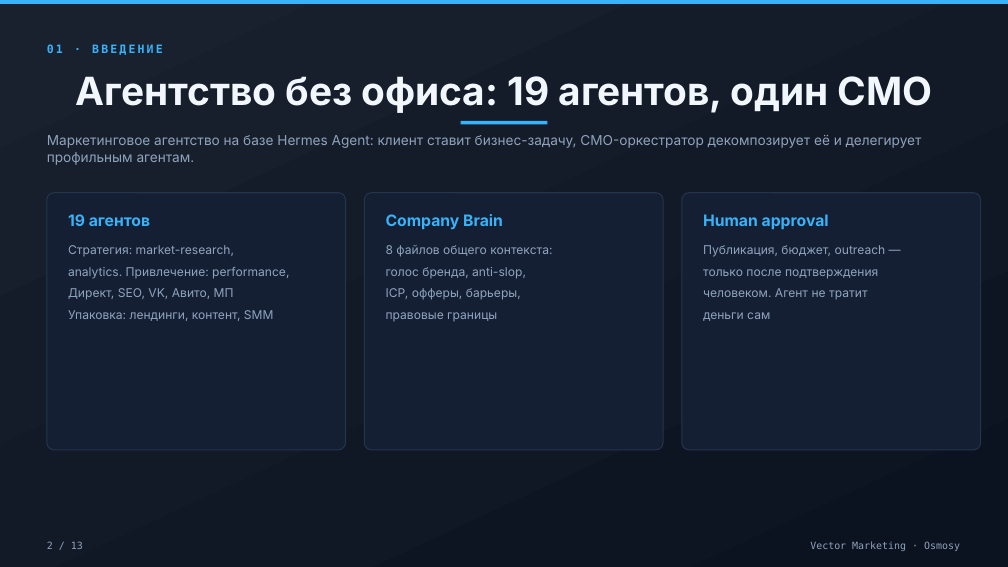
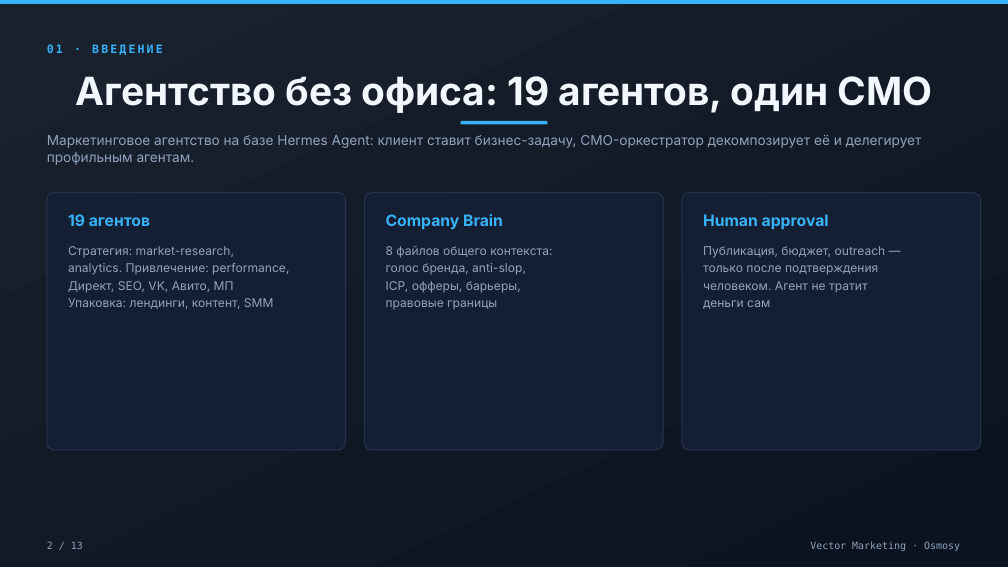
Before and after one commit to Osmosy/vector-marketing, a slide deck: slide 2 of deck/vector-marketing-01-obsidian-neon.pptx. Drawn at 1008x567 pixels with LibreOffice and Linux fonts; fonts in the diff are those of the drawing. Boxes give left, top, right and bottom in pixels: in the first picture for what was removed or moved away, otherwise in the second. Text is boxed around its words. In the diff, an @@ line names an element or a change of style, - is before the commit and + after.

Commit message:
deck: печатная версия Vector Marketing на теме print-bordo
- build.py собирает две темы: print-bordo (печать) и 01-obsidian-neon (экран).
  Для печатной art/emblem = None: в образце их нет, обложка держится на cover_bg.
- sl_title: поддержка cover_bg (бордовая обложка) и show_kicker; длинный заголовок
  «Vector Marketing» в две строки — подзаголовок и числа опускаются, иначе текст
  наезжал на нижнюю строку заголовка.
- deck/README.md: обе деки, почему у печатной нет арта, env -u PYTHONPATH.

Проверено: рендер 13 слайдов прочитан глазами (титул, «Три слоя», «19 агентов»,
таблица бюджета) — наложений и выходов за панели нет; validate_agents.py —
0 ошибок, 19 агентов.

```diff
--- a/deck/vector-marketing-01-obsidian-neon.pptx
+++ b/deck/vector-marketing-01-obsidian-neon.pptx
@@ text at (68,246,289,275): paragraphs added @@
+Стратегия: market-research,
+analytics. Привлечение: performance,
@@ text "Стратегия: market-research,": place and size @@
-text "Стратегия: market-research," at (68,288,234,300)
+text "Стратегия: market-research," at (68,246,289,309)
@@ text removed at (68,267,289,279) @@
-analytics. Привлечение: performance,
@@ text at (386,263,526,275): line spacing 1 to 1.05; more space between paragraphs @@
@@ text "8 файлов общего контекста:": place and size @@
-text "8 файлов общего контекста:" at (386,267,526,279)
+text "8 файлов общего контекста:" at (386,246,552,309)
@@ text at (703,246,886,275): paragraphs added @@
+Публикация, бюджет, outreach —
+только после подтверждения
@@ text "Публикация, бюджет, outreach —": place and size @@
-text "Публикация, бюджет, outreach —" at (703,288,868,300)
+text "Публикация, бюджет, outreach —" at (703,246,886,309)
@@ text removed at (703,269,878,279) @@
-только после подтверждения
@@ text at (68,298,274,309): paragraph added @@
+Упаковка: лендинги, контент, SMM
@@ text at (68,281,234,293): line spacing 1 to 1.05; more space between paragraphs @@
@@ text at (386,281,521,309): paragraphs added @@
+ICP, офферы, барьеры,
+правовые границы
@@ text removed at (386,288,521,300) @@
-ICP, офферы, барьеры,
@@ text at (703,281,868,293): line spacing 1 to 1.05; more space between paragraphs @@
@@ text removed at (68,310,274,321) @@
-Упаковка: лендинги, контент, SMM
@@ text removed at (386,312,497,321) @@
-правовые границы
@@ text at (703,300,770,309): paragraph added @@
+деньги сам
@@ text removed at (703,312,770,321) @@
-деньги сам
```
Also in this commit, not shown: 9 other slides changed, 4 other files.
